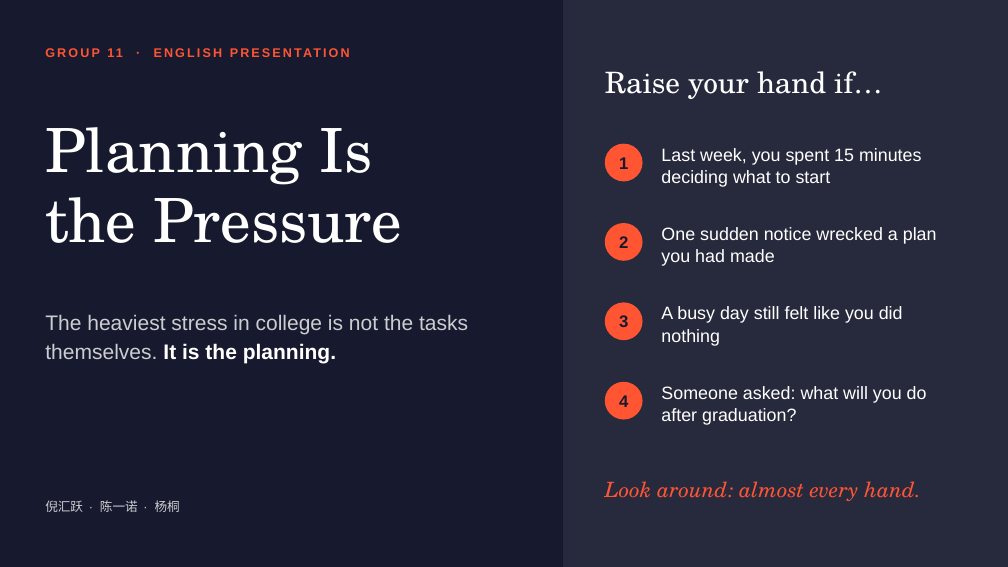
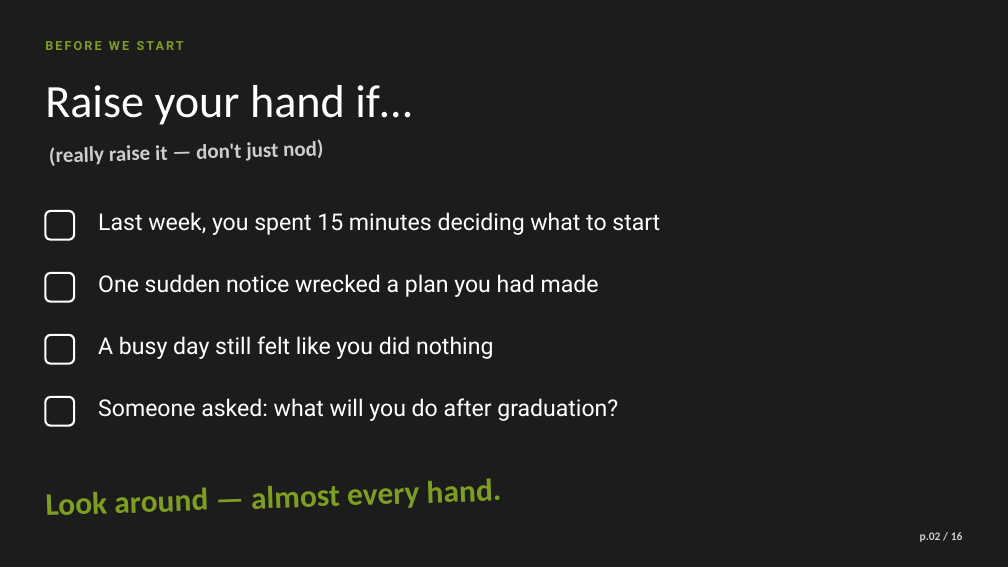
Before and after one commit to Kyson-CCHEN/English-presentation, a slide deck: slide 2 of Planning_Is_the_Pressure.pptx (slide 1 before the commit). Drawn at 1008x567 pixels with LibreOffice and Linux fonts; fonts in the diff are those of the drawing. Boxes give left, top, right and bottom in pixels: in the first picture for what was removed or moved away, otherwise in the second. Text is boxed around its words. In the diff, an @@ line names an element or a change of style, - is before the commit and + after.

```diff
--- a/Planning_Is_the_Pressure.pptx
+++ b/Planning_Is_the_Pressure.pptx
@@ background #171A2E to #1C1C1C @@
@@ rectangle removed at <box>563,0,1008,567</box> @@
@@ text added at <box>45,38,575,60</box>, 12 pt, text #7D9E20, bold @@
+BEFORE WE START
@@ text removed at <box>107,48,122,57</box> @@
-GROUP 11 · ENGLISH PRESENTATION
@@ text "Raise your hand if…": place and size @@
-text "Raise your hand if…" at <box>605,71,882,99</box>
+text "Raise your hand if…" at <box>45,85,412,125</box>
@@ text "Raise your hand if…" at <box>45,85,412,125</box>: size 28 to 44 pt, font TeX Gyre Schola to Calibri @@
@@ text removed at <box>45,127,402,243</box> @@
-Planning Is
-the Pressure
@@ text added at <box>49,139,323,166</box>, 20 pt, text #CDCDCD, bold @@
+(really raise it — don't just nod)
@@ ellipse removed at <box>605,144,643,181</box> @@
@@ text removed at <box>619,157,628,169</box> @@
-1
@@ size 17 to 22 pt, font Arial to Roboto; line spacing 1.05 to 1 in 4 elements at <box>98,398,618,421</box>, <box>98,336,493,359</box>, <box>98,274,599,297</box>, <box>98,212,660,235</box> @@
@@ text "Last week, you spent 15 ...": place and size @@
-text "Last week, you spent 15 ..." at <box>661,148,922,187</box>
+text "Last week, you spent 15 ..." at <box>98,212,660,235</box>
@@ rounded rectangle added at <box>45,211,74,240</box>, outline #FFFFFF 2 pt @@
@@ ellipse removed at <box>605,223,643,261</box> @@
@@ text removed at <box>619,236,628,248</box> @@
-2
@@ rounded rectangle added at <box>45,273,74,302</box>, outline #FFFFFF 2 pt @@
@@ text "One sudden notice wrecked a ...": place and size @@
-text "One sudden notice wrecked a ..." at <box>661,227,937,266</box>
+text "One sudden notice wrecked a ..." at <box>98,274,599,297</box>
@@ text removed at <box>45,314,468,364</box> @@
-The heaviest stress in college is not the tasks themselves. It is the planning.
@@ ellipse removed at <box>605,302,643,340</box> @@
@@ text removed at <box>619,315,628,327</box> @@
-3
@@ rounded rectangle added at <box>45,335,74,364</box>, outline #FFFFFF 2 pt @@
@@ text "A busy day still felt ...": place and size @@
-text "A busy day still felt ..." at <box>661,306,903,346</box>
+text "A busy day still felt ..." at <box>98,336,493,359</box>
@@ ellipse removed at <box>605,382,643,420</box> @@
@@ rounded rectangle added at <box>45,397,74,426</box>, outline #FFFFFF 2 pt @@
@@ text "Someone asked: what will you ...": place and size @@
-text "Someone asked: what will you ..." at <box>661,386,927,425</box>
+text "Someone asked: what will you ..." at <box>98,398,618,421</box>
@@ text removed at <box>619,395,628,407</box> @@
-4
@@ text "Look around — almost every ..." at <box>46,478,502,515</box>: rotation 0 to 358 degrees @@
@@ text at <box>46,478,502,515</box>: text changed; size 20 to 30 pt; font TeX Gyre Schola to Calibri; text colour #FF5533 to #7D9E20; bold on; italic off @@
-Look around: almost every hand.
+Look around — almost every hand.
@@ text removed at <box>45,500,180,512</box> @@
-倪汇跃 · 陈一诺 · 杨桐
@@ text added at <box>920,532,963,542</box>, 11 pt, text #CDCDCD, bold @@
+p.02 / 16
```
Also in this commit, not shown: 13 other slides changed, 2 slides added, 1 slide removed.
